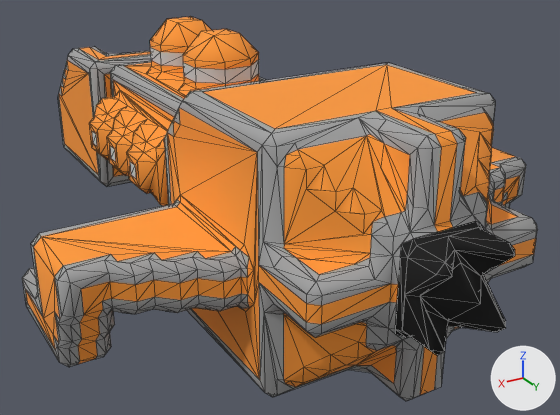
An edit to the OBJ model src/jsMain/resources/meshes/ndrc-2-novaatje-class.obj, drawn before and after from the same camera.
The view is the same before and after, from a 50 mm lens placed at (24.6, 48.1, 26.1), pointed at (-2.2, 3.4, 3.8). Every picture has the same lights, and +X, +Y and +Z are marked at lower right. Mesh edges are drawn as thin lines. Where no turn or scale is listed for an object, it has been applied to the vertices.

The older version as bpy lines, for what is in view:
```python
me_ndrc_2_novaatje_class = bpy.data.meshes.new('ndrc-2-novaatje-class')
me_ndrc_2_novaatje_class.from_pydata(...)  # 1507 vertices, 2864 faces; spans x -16.5..16.5, y -25.5..25.5, z 0.0..16.0
me_ndrc_2_novaatje_class.materials.append(mat_ndrc_2_novaatje_class)
ob_ndrc_2_novaatje_class = bpy.data.objects.new('ndrc-2-novaatje-class', me_ndrc_2_novaatje_class)
ob_ndrc_2_novaatje_class.location = (0.0, 0.0, 0.0)
```
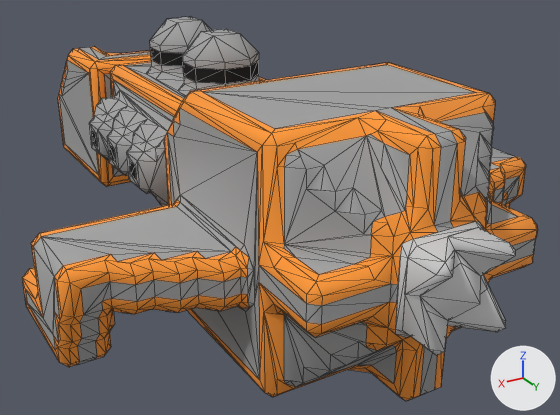
Where the change shows, as pixel boxes [x1, y1, x2, y2] in the pictures (560 x 415 px; the box of a moved part takes in the faces that stretch with it):
part 1 of me_ndrc_2_novaatje_class, moved or reshaped: before [284, 224, 491, 352]; after [265, 195, 491, 315]
part 2 of me_ndrc_2_novaatje_class, surface changed: [22, 17, 538, 401] in both

Edits to the bpy script that builds the scene:
```text
Change me_ndrc_2_novaatje_class:
    used by ob_ndrc_2_novaatje_class; location = (0.0, 0.0, 0.0)
    remove me_ndrc_2_novaatje_class.from_pydata(...)  # 1507 vertices, 2864 faces; spans x -16.5..16.5, y -25.5..25.5, z 0.0..16.0
    add me_ndrc_2_novaatje_class.from_pydata(...)  # 1506 vertices, 2866 faces; spans x -16.5..16.5, y -25.5..25.5, z 0.0..16.0
    me_ndrc_2_novaatje_class part 1: 1 vertex moved from x 1.0, y 24.5, z 9.5 to x 0.5, y 24.0, z 9.5; 7 vertices removed from x -5.5..6.0, y 20.0..25.0, z 3.5..9.5; 4 vertices added at x -6.0..7.0, y 18.5..21.7, z 5.5..11.5
    me_ndrc_2_novaatje_class part 2: 2539 kept faces spanning x -16.5..16.5, y -25.5..25.5, z 0.0..16.0 get new texture (UV) coordinates
```
